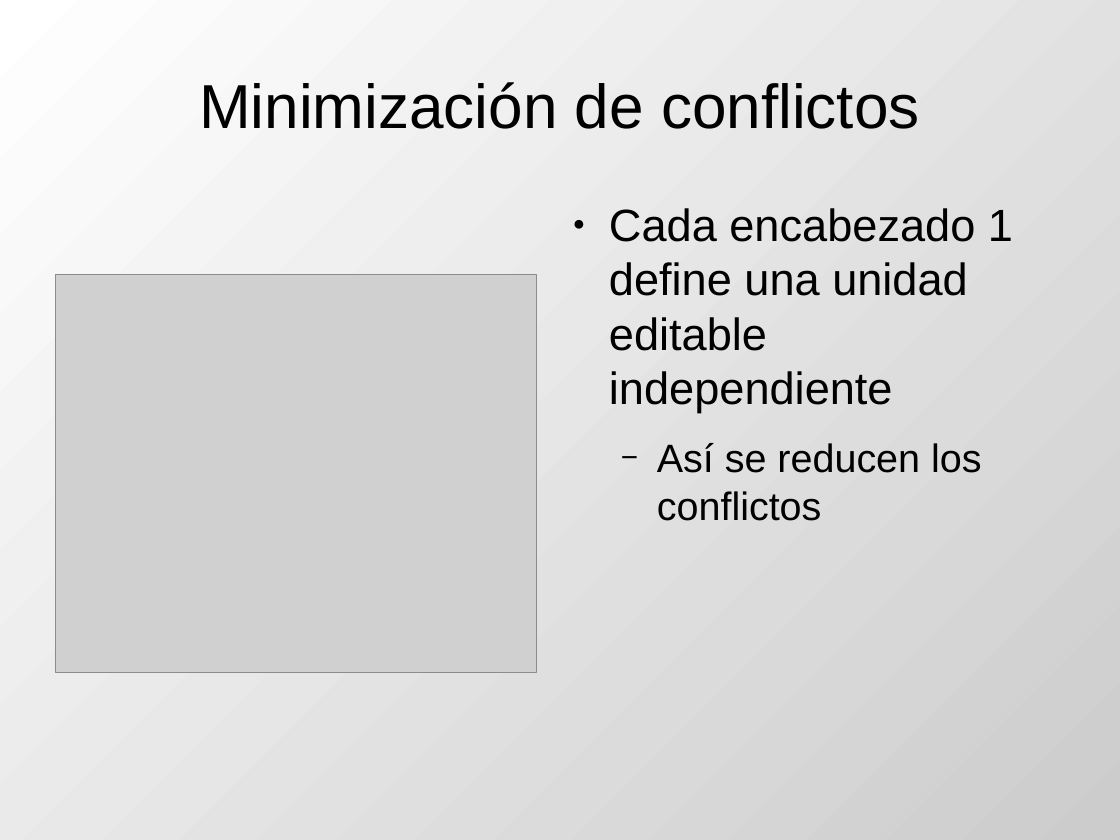
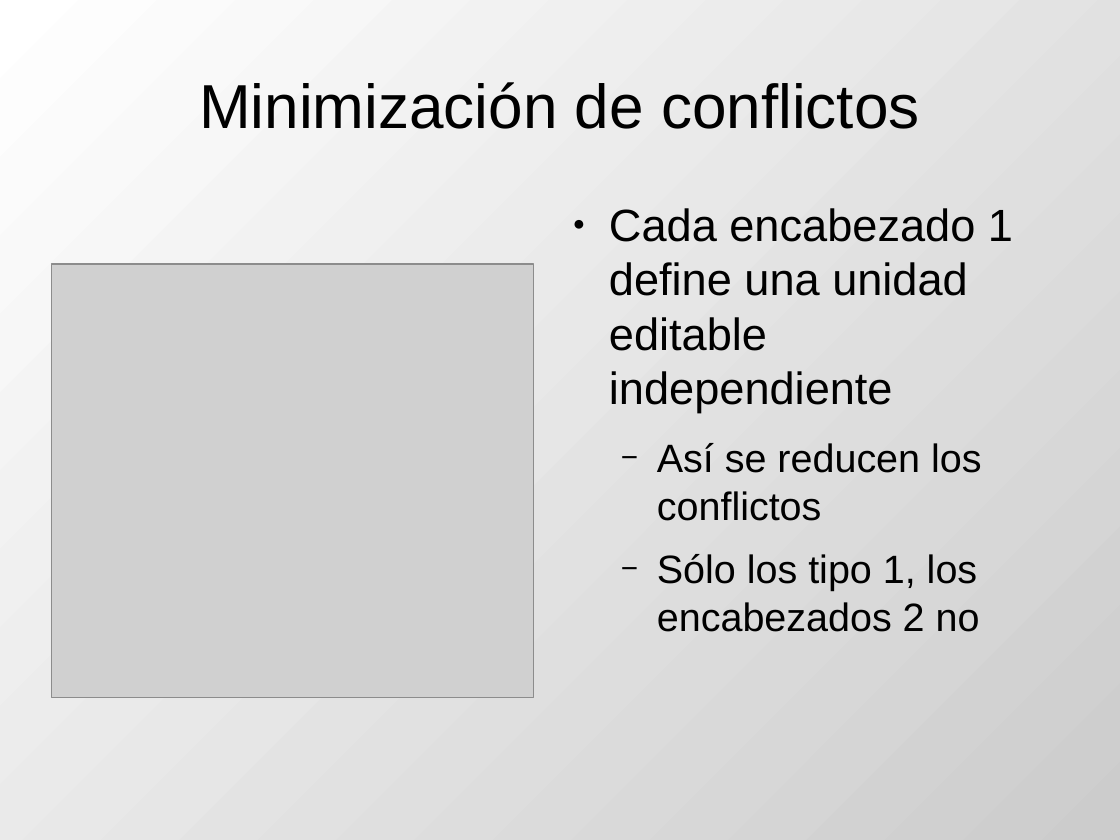
Before and after one commit to DrPantera/wikis4education, a slide deck: slide 25 of uca-2013_07/tema-3-WikisEnMoodle.odp (slide 24 before the commit). Drawn at 1120x840 pixels with LibreOffice and Linux fonts; fonts in the diff are those of the drawing; grey boxes stand for pictures. Boxes give left, top, right and bottom in pixels: in the first picture for what was removed or moved away, otherwise in the second. Text is boxed around its words. In the diff, an @@ line names an element or a change of style, - is before the commit and + after.

```diff
--- a/uca-2013_07/tema-3-WikisEnMoodle.odp
+++ b/uca-2013_07/tema-3-WikisEnMoodle.odp
@@ picture: place and size @@
-picture at box(56, 274, 537, 673)
+picture at box(52, 264, 534, 698)
@@ text at box(657, 554, 980, 632): paragraph added @@
+  − Sólo los tipo 1, los encabezados 2 no
```
Also in this commit, not shown: 1 slide added, 2 other files.
